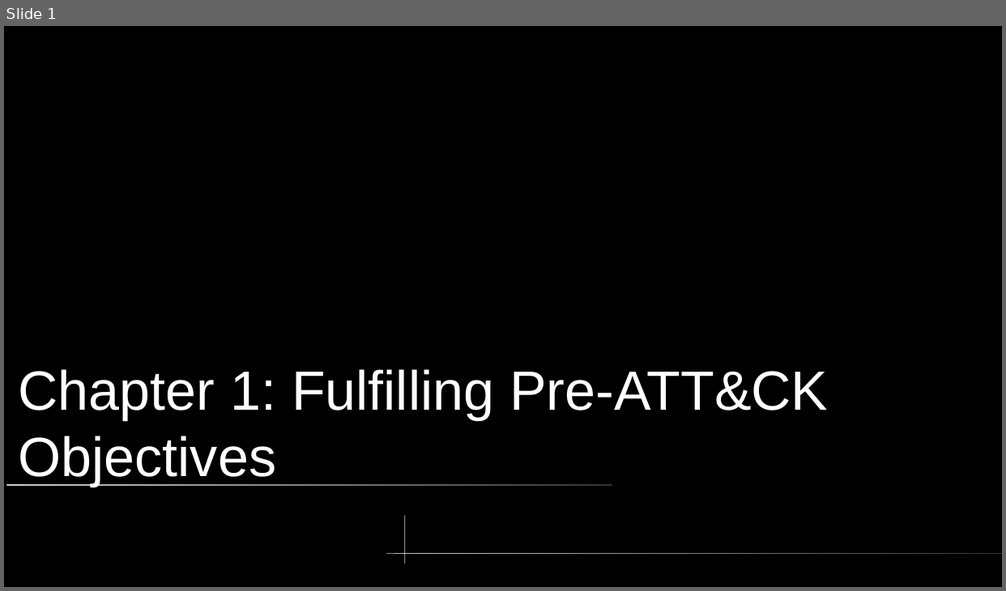
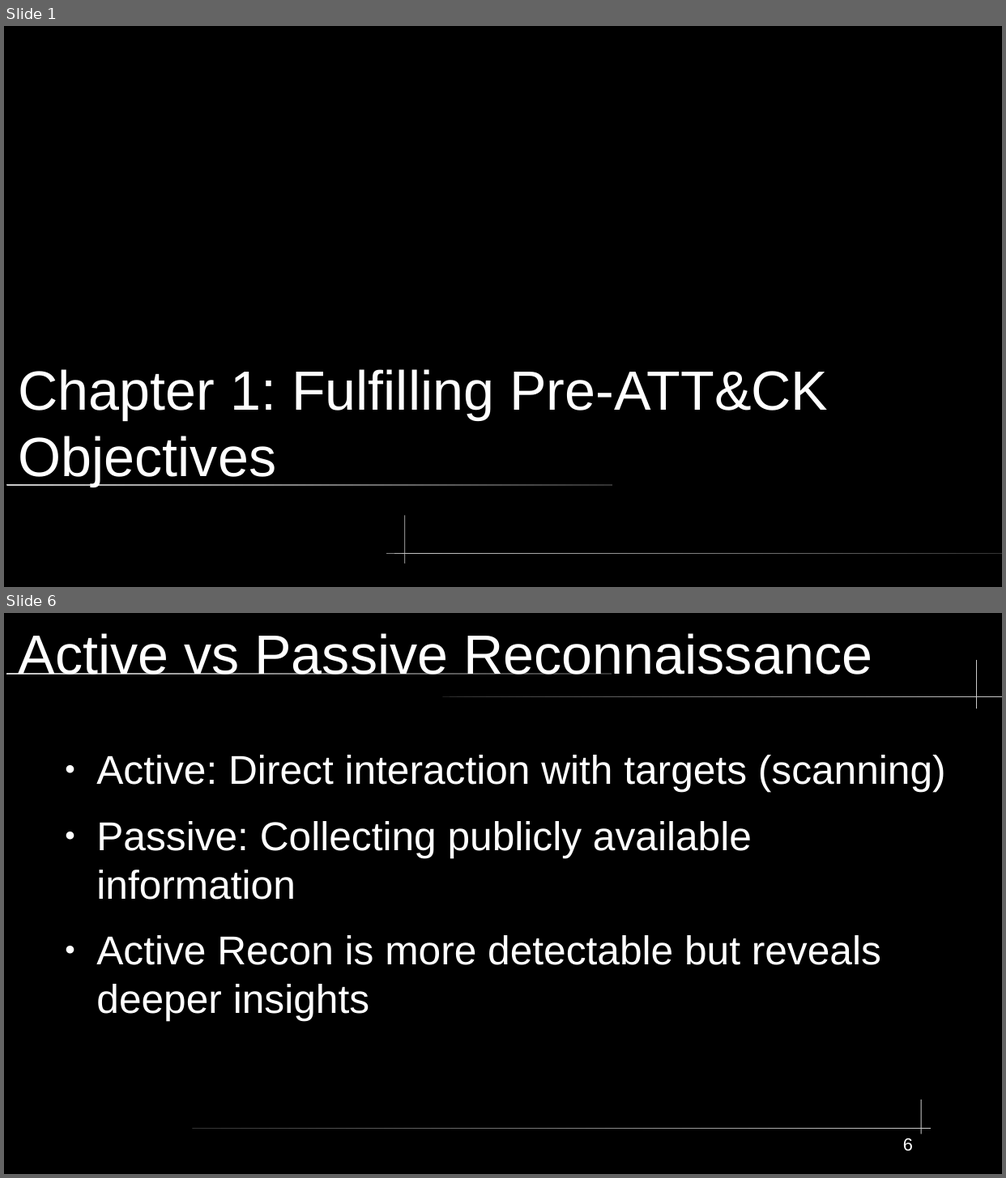
Before and after one commit to xXxSpicyBoiiixXx/COMPSFI-212, a slide deck: Cyber-Chapters/Chapter 1/Chapter1.odp. Shown one above the other, each under a label of ours: slide 1 before the commit, slides 1 and 6 after it; the slides between them are not shown. The pictures are 1006x591 and 1006x1178 pixels, drawn with LibreOffice and Linux fonts; fonts in the diff are those of the drawing. Boxes give left, top, right and bottom in pixels: in the first picture for what was removed or moved away, otherwise in the second. Text is boxed around its words. In the diff, an @@ line names an element or a change of style, - is before the commit and + after.

```diff
--- a/Cyber-Chapters/Chapter 1/Chapter1.odp
+++ b/Cyber-Chapters/Chapter 1/Chapter1.odp
@@ slide 6 added at bbox=[4, 613, 1002, 1174], background #000000 @@
@@ title added at bbox=[19, 633, 872, 675], 44 pt, text #FFFFFF @@
+Active vs Passive Reconnaissance
@@ freeform shape added at bbox=[977, 660, 978, 709], fill #CCCCCC @@
@@ rounded rectangle added at bbox=[6, 673, 612, 675], fill gradient #CCCCCC to #333333 @@
@@ rounded rectangle added at bbox=[443, 696, 1002, 697], fill gradient #333333 to #CCCCCC @@
@@ text added at bbox=[96, 755, 946, 1020], 32 pt, text #FFFFFF @@
+● Active: Direct interaction with targets (scanning)
+● Passive: Collecting publicly available information
+● Active Recon is more detectable but reveals deeper insights
@@ freeform shape added at bbox=[922, 1100, 923, 1135], fill #CCCCCC @@
@@ rounded rectangle added at bbox=[193, 1128, 931, 1129], fill gradient #333333 to #CCCCCC @@
@@ page number added at bbox=[903, 1139, 913, 1152], 14 pt, text #FFFFFF @@
+6
```
Also in this commit, not shown: 1 slide changed, 18 other slides added, 1 slide removed, 3 other files.
